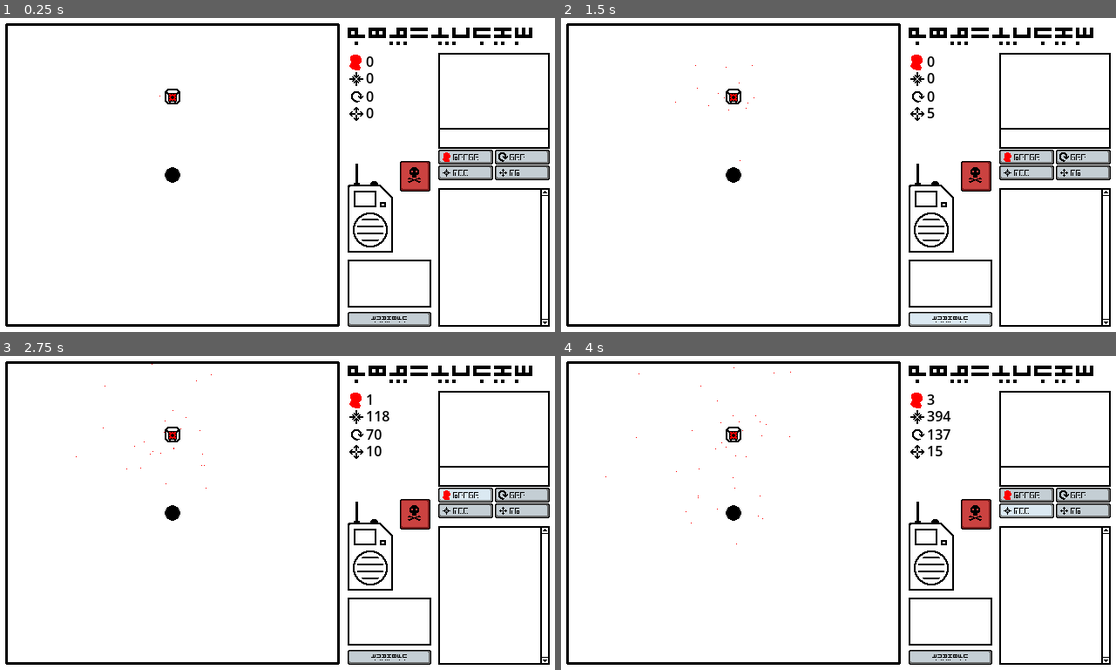
Above: before the commit, frames 1-4 (two rows, left to right).
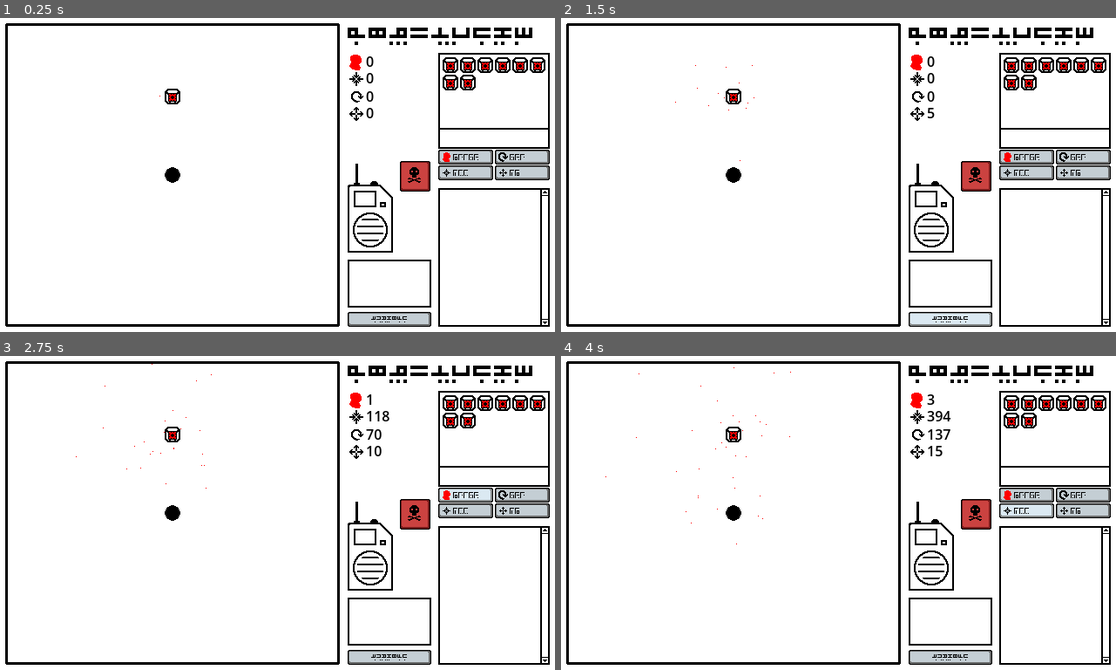
Above: after the commit, the same moments.

Repository: an-olive/BRSD-14
Game: Godot game, scene res://main.tscn
Two runs of this game, one before a commit and one after it. Both use one fixed random seed, a clock stepped at 60 frames per second and the inputs below.
Inputs (mouse positions are in pixels of both pictures, inside the frame that each line leads up to):
- Up to frame 1 (0.25 s): no input
- Up to frame 2 (1.5 s): click (977, 175) at 0.5 s; click "upgrade" at 1.25 s
- Up to frame 3 (2.75 s): click "!1054" at 2 s
- Up to frame 4 (4 s): click "541" at 2.75 s; click "322" at 3.5 s

The runs differ from the first frame. In frame 1, 0.8% of the frame differs, in the area x 79-99%, y 12-24%; in frame 2, 0.8%; in frame 3, 0.8%; in frame 4, 0.8%.

Commit message:
#3 - implement building inventory

Diff:
--- a/Components/Buildings/producer.gd
+++ b/Components/Buildings/producer.gd
@@ -13,6 +13,8 @@
 var gibs_timer = Timer.new()
 
 func _ready() -> void:
+	super._ready()
+
 	if Engine.is_editor_hint():
 		return
 
--- /dev/null
+++ b/Components/InventoryBuilding.gd
@@ -0,0 +1,76 @@
+@tool
+@icon("res://Components/InventoryBuilding.svg")
+class_name InventoryBuilding extends TextureRect
+
+@export var invalid_tint: Color = Color(1.0, 0.0, 0.0, 1.0)
+
+@export_category("Placement shader")
+@export var lighten: float = 0.25;
+@export var invalid_red: float = 2.0;
+@export var opacity: float = 0.75;
+
+var building: Building
+
+signal on_selected
+signal on_place
+
+var selected = false:
+	set(state):
+		selected = state
+		$Outline.visible = selected
+		$Ghost.visible = selected
+		$Grid.visible = selected
+		if selected:
+			on_selected.emit(self)
+		if valid and not selected:
+			on_place.emit(self)
+
+var dragging = false
+
+var valid = false:
+	set(state):
+		valid = state
+		$Ghost.material.set_shader_parameter("is_valid", valid)
+
+var location: Vector2i
+
+func with(building: Building) -> InventoryBuilding:
+	self.building = building
+	texture = building.texture
+	$Ghost.texture = building.texture
+	return self
+
+func _ready() -> void:
+	$Ghost.material.set_shader_parameter("lighten", lighten)
+	$Ghost.material.set_shader_parameter("invalid_red", invalid_red)
+	$Ghost.material.set_shader_parameter("opacity", opacity)
+
+
+func update_ghost_position(position: Vector2) -> void:
+	if Game.instance.area.has_point(position):
+		var tileIndex = (position - Vector2(Game.instance.area.position)) / Game.instance.tile_size
+		$Ghost.position = Vector2(Game.instance.area.position) + Game.instance.tile_size * Vector2i(tileIndex)
+		valid = building.is_valid_position(tileIndex)
+		location = tileIndex
+		return
+
+	$Ghost.position = position - $Ghost.size / 2
+	valid = false
+
+func _on_gui_input(event: InputEvent) -> void:
+	if event is InputEventMouseButton:
+		if event.button_mask & MOUSE_BUTTON_MASK_LEFT:
+			if event.pressed or dragging:
+				update_ghost_position(event.global_position)
+				selected = !selected
+				dragging = false
+
+func _input(event: InputEvent) -> void:
+	if event is InputEventMouseButton and dragging and event.button_index == MOUSE_BUTTON_LEFT:
+		selected = false
+		dragging = false
+	if event is InputEventMouseMotion:
+		if event.button_mask & MOUSE_BUTTON_MASK_LEFT:
+			dragging = true
+		if selected:
+			update_ghost_position(event.global_position)
--- /dev/null
+++ b/Components/InventoryBuilding.svg
@@ -0,0 +1 @@
+<svg xmlns="http://www.w3.org/2000/svg" width="16" height="16"><path d="M8 1l7 7h-3v7h-2v-4h-2v4h-4v-7h-3 M0 0h7l-1 1h-5v5l-1 1z M16 0v7l-1-1v-5h-5l-1-1z M0 16v-7h1v6h2v1z M16 16h-3v-1h2v-6h1" stroke="none" fill="#8eef97" /></svg>
--- /dev/null
+++ b/Components/InventoryBuilding.tscn
@@ -0,0 +1,59 @@
+[gd_scene load_steps=7 format=3 uid="uid://dlywps7ocppd4"]
+
+[ext_resource type="Script" uid="uid://cgt3pgrv0y45l" path="res://Components/InventoryBuilding.gd" id="1_cwo0k"]
+[ext_resource type="Texture2D" uid="uid://btls25vxoki2v" path="res://Assets/Buildings/Building_Producer.png" id="1_f63xb"]
+[ext_resource type="Texture2D" uid="uid://bgbky77n3acfl" path="res://Assets/UI/Button_active.png" id="3_flwxp"]
+[ext_resource type="Texture2D" uid="uid://dmy01tocun156" path="res://Assets/UI/BuildArea_Grid.png" id="4_flwxp"]
+[ext_resource type="Shader" uid="uid://btscp6rqrwl0r" path="res://Shaders/InventoryBuilding.gdshader" id="5_3anb5"]
+
+[sub_resource type="ShaderMaterial" id="ShaderMaterial_swosx"]
+shader = ExtResource("5_3anb5")
+shader_parameter/is_valid = false
+shader_parameter/lighten = 0.75
+shader_parameter/invalid_red = 2.0
+shader_parameter/opacity = 0.75
+
+[node name="InventoryBuilding" type="TextureRect"]
+texture = ExtResource("1_f63xb")
+script = ExtResource("1_cwo0k")
+lighten = 0.5
+invalid_red = 1.75
+opacity = 0.9
+
+[node name="Outline" type="NinePatchRect" parent="."]
+visible = false
+layout_mode = 1
+anchors_preset = 15
+anchor_right = 1.0
+anchor_bottom = 1.0
+offset_left = -2.0
+offset_top = -2.0
+offset_right = 2.0
+offset_bottom = 2.0
+grow_horizontal = 2
+grow_vertical = 2
+texture = ExtResource("3_flwxp")
+patch_margin_left = 4
+patch_margin_top = 4
+patch_margin_right = 4
+patch_margin_bottom = 4
+
+[node name="Grid" type="TextureRect" parent="."]
+visible = false
+top_level = true
+layout_mode = 0
+offset_right = 40.0
+offset_bottom = 40.0
+texture = ExtResource("4_flwxp")
+
+[node name="Ghost" type="TextureRect" parent="."]
+visible = false
+top_level = true
+material = SubResource("ShaderMaterial_swosx")
+layout_mode = 0
+offset_right = 18.0
+offset_bottom = 18.0
+texture = ExtResource("1_f63xb")
+
+[connection signal="gui_input" from="." to="." method="_on_gui_input"]
+[connection signal="gui_input" from="Ghost" to="." method="_on_gui_input"]
--- a/Components/building.gd
+++ b/Components/building.gd
@@ -1,6 +1,9 @@
 @tool
 @icon("res://Components/Building.svg")
 class_name Building extends Sprite2D
+
+const InventoryBuilding = preload("res://Components/InventoryBuilding.tscn")
+
 
 @export_node_path("Polygon2D")
 var collision_shape: NodePath:
@@ -26,6 +29,7 @@
 
 signal gib_collided(gib)
 signal gib_overlapping(gib)
+
 
 func _ready() -> void:
 	centered = false
@@ -60,10 +64,21 @@
 	return _shape
 
 static func has_collision(pos: Vector2i) -> bool:
-	var building = []
 	var building_node = Game.instance.find_child("Buildings", false)
 	if building_node != null:
 		for node in building_node.get_children():
 			if node is Building and node.location == pos and node.get_shape():
 				return true
 	return false
+
+func as_inventory() -> Control:
+	return InventoryBuilding.instantiate().with(self)
+
+func is_valid_position(pos: Vector2i) -> bool:
+	var building_node = Game.instance.find_child("Buildings", false)
+
+	if building_node != null:
+		for node in building_node.get_children():
+			if node is Building and node.location == pos:
+				return false
+	return true
--- a/Components/game.gd
+++ b/Components/game.gd
@@ -19,13 +19,18 @@
 @export var rotation_constant: float = 1
 
 
+const Producer = preload("res://Components/Buildings/producer.tscn")
+
+
 class GameStats:
 	var gibs: int
 	var force: float
 	var rotation: float
 	var expansion: float
+	var buildings: Array[InventoryBuilding]
 
 var stats: GameStats = GameStats.new()
+signal buildings_change;
 
 var tile_size: float
 var hole_position: Vector2
@@ -77,6 +82,11 @@
 
 	$Grid.visible = Engine.is_editor_hint()
 
+	for i in range(8):
+		var building = Producer.instantiate().as_inventory()
+		stats.buildings.append(building)
+	buildings_change.emit()
+
 func _process(delta: float) -> void:
 	if Engine.is_editor_hint():
 		return
@@ -112,11 +122,20 @@
 		return
 
 	if event is InputEventMouseButton or event is InputEventMouseMotion:
-		if event.button_mask & MOUSE_BUTTON_MASK_LEFT and area.has_point(mouse_position):
+		if event.button_mask & MOUSE_BUTTON_MASK_LEFT and area.has_point(mouse_position) and Input.is_action_pressed("debug_overlay"):
 			Gibs.spawn_gib(mouse_position, mouse_velocity)
 
 	if event.is_action_pressed("debug_overlay"):
 		$DebugOverlay.visible = !$DebugOverlay.visible
+
+
+func place_building(building: InventoryBuilding) -> void:
+	if not stats.buildings.has(building):
+		return
+	stats.buildings.erase(building)
+	building.building.location = building.location
+	$Buildings.add_child(building.building)
+	buildings_change.emit()
 
 
 func _on_gibs_into_the_hole(_gib: Variant) -> void:
--- a/Components/gibs.gd
+++ b/Components/gibs.gd
@@ -92,7 +92,7 @@
 
 				var a = poly[minDistIndex-1]
 				var b = poly[minDistIndex]
-				var o = Geometry2D.segment_intersects_segment(a, b, c, d)
+				#var o = Geometry2D.segment_intersects_segment(a, b, c, d)
 
 				# project D onto AB as E
 				var e = Geometry2D.get_closest_point_to_segment(d, a, b)
@@ -138,7 +138,7 @@
 	if not gibs.all(func(gib): return gib.active):
 		gibs = gibs.filter(func(gib): return gib.active)
 
-func _process(delta: float) -> void:
+func _process(_delta: float) -> void:
 	var image = Image.create(640, 360, false, Image.FORMAT_RGBA8)
 	image.fill(Color.TRANSPARENT)
 	for gib in gibs:
--- /dev/null
+++ b/Shaders/InventoryBuilding.gdshader
@@ -0,0 +1,14 @@
+shader_type canvas_item;
+
+uniform bool is_valid = true;
+uniform float lighten = 0.25;
+uniform float invalid_red = 2.0;
+uniform float opacity = 0.75;
+
+void fragment() {
+	COLOR.rgb = vec3(1, 1, 1) - (vec3(1, 1, 1) - COLOR.rgb) * (1.0 - lighten);
+	if (!is_valid) {
+		COLOR.r = min(COLOR.r * invalid_red, 1.0);
+	}
+	COLOR.a *= opacity;
+}
--- a/main.gd
+++ b/main.gd
@@ -2,8 +2,9 @@
 
 func _ready() -> void:
 	for btn in $SidePanel/Inventory.get_children():
-		btn.connect("button_down", func(): btn.get_child(0).position += Vector2(1, 1))
-		btn.connect("button_up", func(): btn.get_child(0).position -= Vector2(1, 1))
+		if btn is Button:
+			btn.connect("button_down", func(): btn.get_child(0).position += Vector2(1, 1))
+			btn.connect("button_up", func(): btn.get_child(0).position -= Vector2(1, 1))
 
 func _input(event: InputEvent) -> void:
 	if event is InputEventMouseMotion:
@@ -18,3 +19,24 @@
 	$SidePanel/Stats/Force/Value.text = "%d" % $Game.stats.force
 	$SidePanel/Stats/Rotation/Value.text = "%d" % $Game.stats.rotation
 	$SidePanel/Stats/Expansion/Value.text = "%d" % $Game.stats.expansion
+
+func _on_game_buildings_change() -> void:
+	for building in $SidePanel/Inventory/Buildings.get_children():
+		$SidePanel/Inventory/Buildings.remove_child(building)
+
+	for building in $Game.stats.buildings:
+		if not building.on_selected.is_connected(on_building_select):
+			building.on_selected.connect(on_building_select)
+		if not building.on_place.is_connected(on_building_place):
+			building.on_place.connect(on_building_place)
+		$SidePanel/Inventory/Buildings.add_child(building)
+
+func on_building_select(building: InventoryBuilding) -> void:
+	for b in $Game.stats.buildings:
+		if b != building:
+			b.selected = false
+
+func on_building_place(building: InventoryBuilding) -> void:
+	if not building.building.is_valid_position(building.location):
+		return
+	$Game.place_building(building)
--- a/main.tscn
+++ b/main.tscn
@@ -249,6 +249,7 @@
 alignment = 0
 
 [node name="Icon" type="TextureRect" parent="SidePanel/Inventory/RotationButton"]
+layout_mode = 0
 offset_left = 4.0
 offset_top = 3.0
 offset_right = 15.0
@@ -266,6 +267,7 @@
 alignment = 0
 
 [node name="Icon" type="TextureRect" parent="SidePanel/Inventory/ForceButton"]
+layout_mode = 0
 offset_left = 4.0
 offset_top = 3.0
 offset_right = 15.0
@@ -284,12 +286,23 @@
 alignment = 0
 
 [node name="Icon" type="TextureRect" parent="SidePanel/Inventory/ExpansionButton"]
+layout_mode = 0
 offset_left = 4.0
 offset_top = 3.0
 offset_right = 15.0
 offset_bottom = 14.0
 texture = ExtResource("22_0odxb")
 stretch_mode = 3
+
+[node name="Buildings" type="GridContainer" parent="SidePanel/Inventory"]
+layout_mode = 0
+offset_left = 5.0
+offset_top = 5.0
+offset_right = 123.0
+offset_bottom = 83.0
+theme_override_constants/h_separation = 2
+theme_override_constants/v_separation = 2
+columns = 6
 
 [node name="Upgrades" type="TextureRect" parent="SidePanel"]
 layout_mode = 0
@@ -325,3 +338,5 @@
 grow_horizontal = 2
 grow_vertical = 2
 text = "Game paused (press ESC to unpause)"
+
+[connection signal="buildings_change" from="Game" to="." method="_on_game_buildings_change"]
Binary file added: Assets/UI/Button_active.png
Not shown, added: Assets/UI/Button_active.png.import
Not shown, added: Components/InventoryBuilding.gd.uid
Not shown, added: Components/InventoryBuilding.svg.import
Not shown, added: Shaders/InventoryBuilding.gdshader.uid
